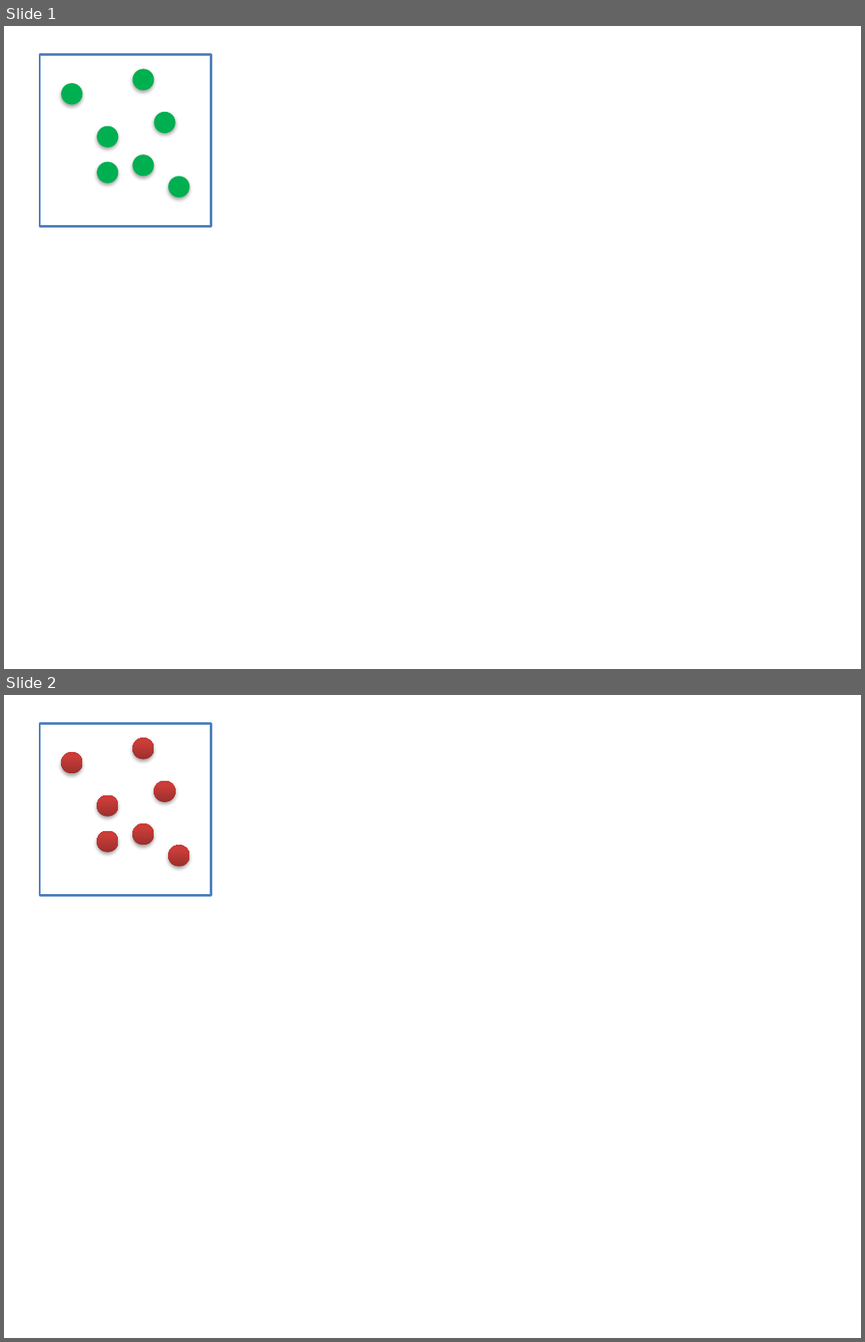
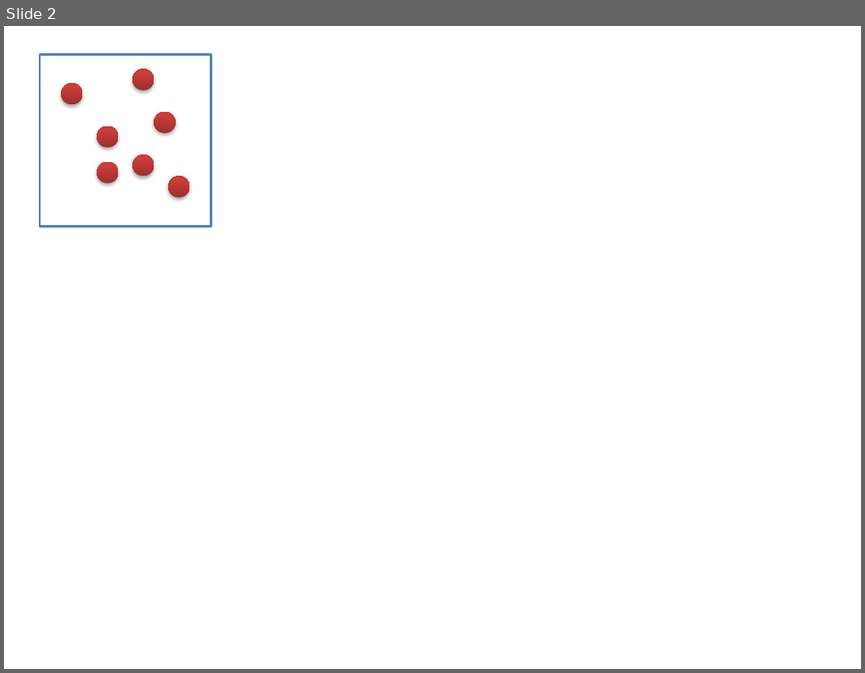
Before and after one commit to ColinTalbert/sahm, a slide deck: Images/icons.pptx. Shown one above the other, each under a label of ours: slides 1 and 2 before the commit, slide 2 after it. The pictures are 865x1342 and 865x673 pixels, drawn with LibreOffice and Linux fonts; fonts in the diff are those of the drawing. Boxes give left, top, right and bottom in pixels: in the first picture for what was removed or moved away, otherwise in the second. Text is boxed around its words. In the diff, an @@ line names an element or a change of style, - is before the commit and + after.

```diff
--- a/Images/icons.pptx
+++ b/Images/icons.pptx
@@ slide 1 removed at (4,26,861,669), background #FFFFFF @@
@@ rectangle removed at (40,54,211,226) @@
@@ ellipse removed at (132,68,154,91) @@
@@ ellipse removed at (62,84,83,105) @@
@@ ellipse removed at (97,126,118,148) @@
@@ ellipse removed at (154,112,176,133) @@
@@ ellipse removed at (97,161,118,182) @@
@@ ellipse removed at (132,154,154,176) @@
@@ ellipse removed at (169,176,190,198) @@
```
Also in this commit, not shown: 1 slide added, 3 other files.
